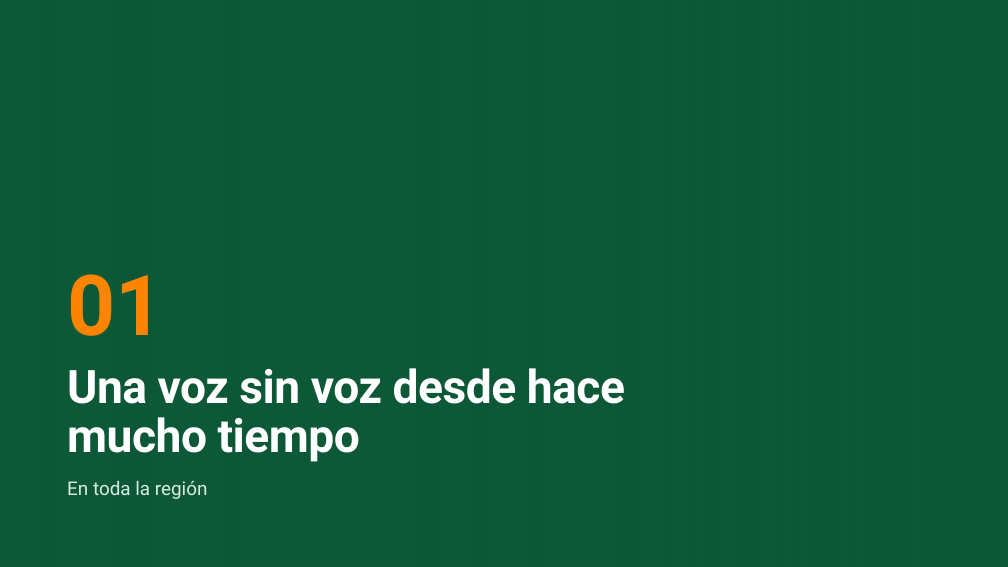
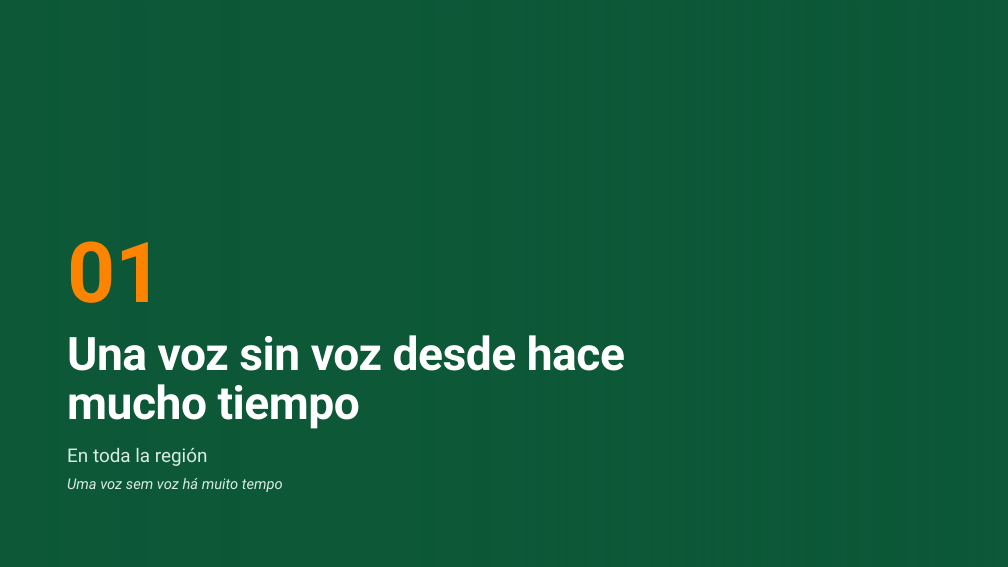
Before and after one commit to FRANK1808K/borrador, a slide deck: slide 7 of presentacion/La_bioculturalidad_con_transiciones.pptx. Drawn at 1008x567 pixels with LibreOffice and Linux fonts; fonts in the diff are those of the drawing; background and template pictures are left out. Boxes give left, top, right and bottom in pixels: in the first picture for what was removed or moved away, otherwise in the second. Text is boxed around its words. In the diff, an @@ line names an element or a change of style, - is before the commit and + after.

```diff
--- a/presentacion/La_bioculturalidad_con_transiciones.pptx
+++ b/presentacion/La_bioculturalidad_con_transiciones.pptx
@@ text "01" moved from (x1=67, y1=274, x2=163, y2=336) to (x1=67, y1=241, x2=163, y2=303) @@
@@ title "Una voz sin voz desde ..." moved from (x1=67, y1=368, x2=625, y2=462) to (x1=67, y1=335, x2=625, y2=429) @@
@@ text "En toda la región" moved from (x1=67, y1=481, x2=208, y2=499) to (x1=67, y1=448, x2=208, y2=466) @@
@@ text added at (x1=67, y1=478, x2=283, y2=492), 14 pt, text #D9ECE1, italic @@
+Uma voz sem voz há muito tempo
```
Also in this commit, not shown: 6 other slides changed.
